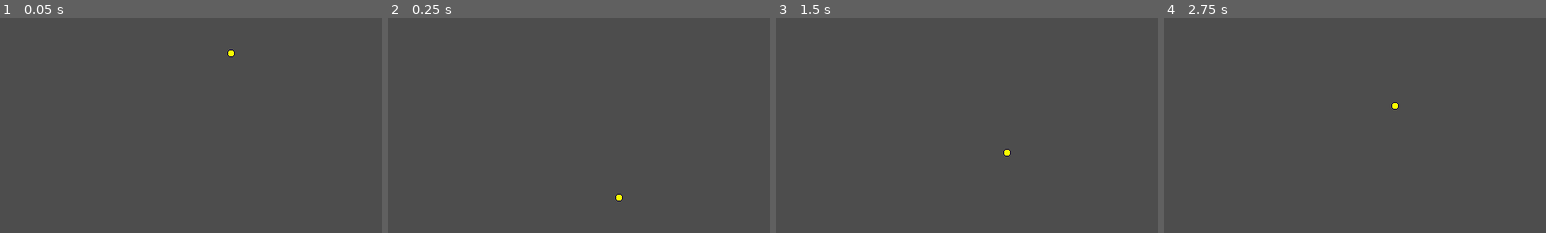
Above: before the commit, frames 1-4 (left to right).
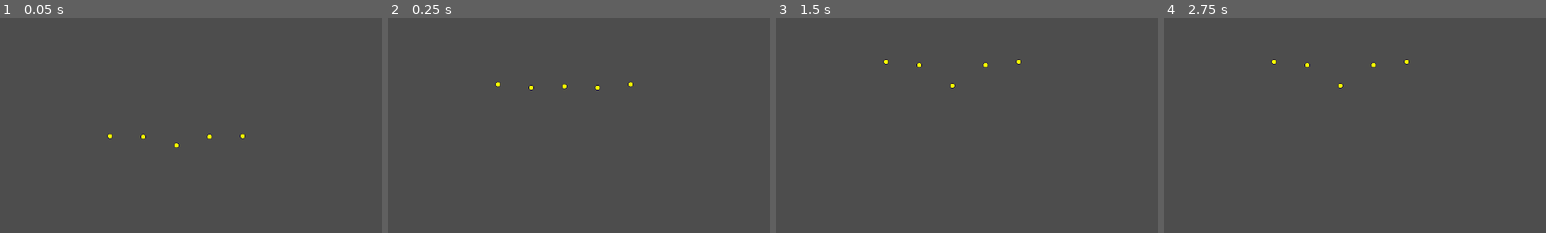
Above: after the commit, the same moments.

Repository: oskarkunik/2d-water-ripples
Game: Godot game, scene res://main.tscn
Two runs of this game, one before a commit and one after it. Both use one fixed random seed, a clock stepped at 60 frames per second and the inputs below.
Inputs:
- Up to frame 1 (0.05 s): no input
- Up to frame 2 (0.25 s): no input
- Up to frame 3 (1.5 s): tap Enter at 0.5 s; tap Space at 1.25 s
- Up to frame 4 (2.75 s): tap Enter at 2 s
The pictures show only the part of the screen within x 0-50%, y 19-69%; the shares and areas given below are measured in that part.
In our replay, the window is 640x360 before the commit and 800x450 after it. These sizes can differ from the game's own. Grey fills any space a smaller window leaves; there, only what the larger window draws over its background counts as a difference.

The runs differ from the first frame. In frame 1, 0.2% of the frame differs, in the area x 28-65%, y 14-61%; in frame 2, 0.2%; in frame 3, 0.2%, in the area x 28-65%, y 19-65%; in frame 4, 0.2%.

Commit message:
Add multiple springs

Diff:
--- a/main.tscn
+++ b/main.tscn
@@ -1,8 +1,8 @@
 [gd_scene load_steps=2 format=3 uid="uid://brltebnrq03ad"]
 
-[ext_resource type="PackedScene" uid="uid://bdlfhkuha2x32" path="res://water_spring.tscn" id="1_oxd6x"]
+[ext_resource type="PackedScene" uid="uid://dgbv25rbirfm1" path="res://water_body.tscn" id="1_7v3vy"]
 
 [node name="Main" type="Node2D"]
 
-[node name="Water Spring" parent="." instance=ExtResource("1_oxd6x")]
-position = Vector2(242, 100)
+[node name="Water Body" parent="." instance=ExtResource("1_7v3vy")]
+position = Vector2(66, 161)
--- a/project.godot
+++ b/project.godot
@@ -17,8 +17,6 @@
 
 [display]
 
-window/size/viewport_width=640
-window/size/viewport_height=360
 window/stretch/mode="viewport"
 
 [rendering]
--- /dev/null
+++ b/water_body.gd
@@ -0,0 +1,45 @@
+extends Node2D
+
+
+# The spring stiffness constant
+var k: float = 0.015
+
+# The spring dampening value
+var d = 0.03
+
+@export var spread = 0.0002
+
+var springs = []
+
+
+func _ready():
+	for i in get_children():
+		springs.append(i)
+
+	splash(2, 5)
+
+func _physics_process(_delta: float) -> void:
+	for i in get_children():
+		i.water_update(k, d)
+
+	var left_deltas = []
+	var right_deltas = []
+
+	# Set initial velocities to 0
+	for i in range(springs.size()):
+		left_deltas.append(0)
+		right_deltas.append(0)
+
+	for i in range(springs.size()):
+		if i > 0:
+			left_deltas[i] = spread * (springs[i].height - springs[i-1].height)
+			springs[i-1].velocity += left_deltas[i]
+
+		if i < springs.size() - 1:
+			right_deltas[i] = spread * (springs[i].height - springs[i+1].height)
+			springs[i+1].velocity += right_deltas[i]
+
+
+func splash(index, speed):
+	if index >= 0 and index < springs.size():
+		springs[index].velocity += speed
--- /dev/null
+++ b/water_body.tscn
@@ -0,0 +1,22 @@
+[gd_scene load_steps=3 format=3 uid="uid://dgbv25rbirfm1"]
+
+[ext_resource type="PackedScene" uid="uid://bdlfhkuha2x32" path="res://water_spring.tscn" id="1_hjsks"]
+[ext_resource type="Script" path="res://water_body.gd" id="1_vxmve"]
+
+[node name="Water Body" type="Node2D"]
+script = ExtResource("1_vxmve")
+
+[node name="Water Spring" parent="." instance=ExtResource("1_hjsks")]
+position = Vector2(100, 150)
+
+[node name="Water Spring2" parent="." instance=ExtResource("1_hjsks")]
+position = Vector2(150, 150)
+
+[node name="Water Spring3" parent="." instance=ExtResource("1_hjsks")]
+position = Vector2(200, 150)
+
+[node name="Water Spring4" parent="." instance=ExtResource("1_hjsks")]
+position = Vector2(250, 150)
+
+[node name="Water Spring5" parent="." instance=ExtResource("1_hjsks")]
+position = Vector2(300, 150)
--- a/water_spring.gd
+++ b/water_spring.gd
@@ -7,16 +7,10 @@
 var force: int = 0
 
 # The current height of the spring
-var height: float = position.y
+var height: float = 0
 
 # The natural position of the spring
-var target_height: float = position.y + 200
-
-# The spring stiffness constant
-var k: float = 0.04
-
-# The spring dampening value
-var d = 0.04
+var target_height: float = 0
 
 
 func water_update(spring_constant, dampening):
@@ -40,5 +34,10 @@
 	# Move the pring
 	position.y += velocity
 
-func _physics_process(_delta: float) -> void:
-	water_update(k, d)
+
+
+
+func initialize():
+	height = position.y
+	target_height = position.y
+	velocity = 0
